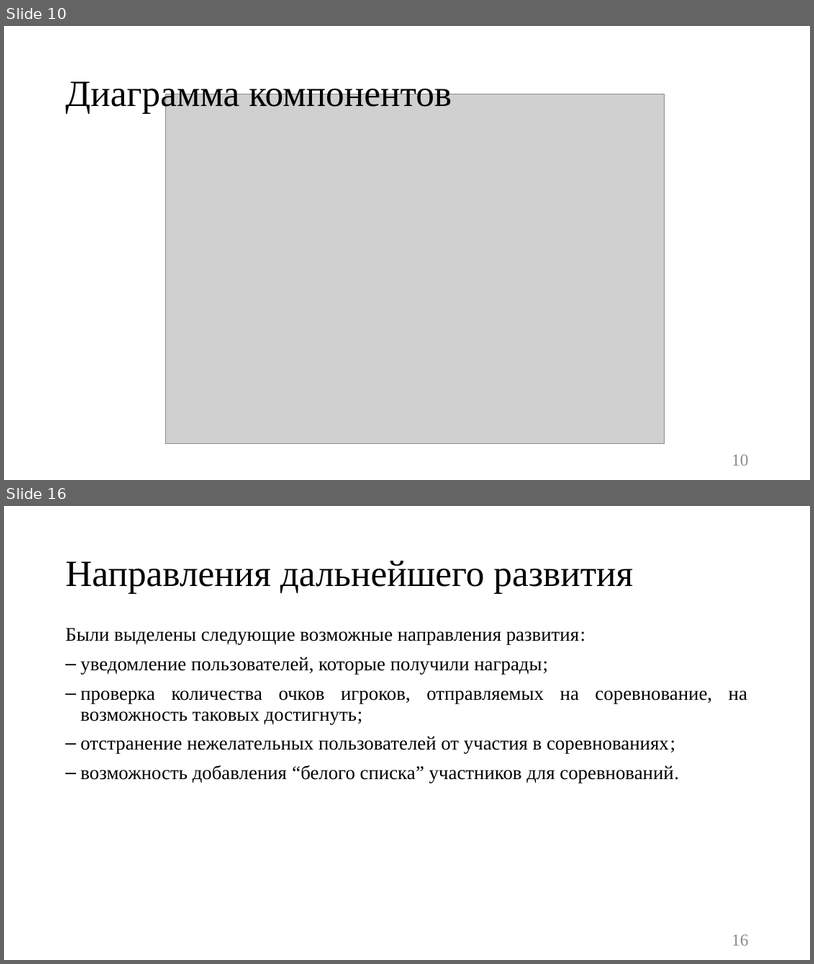
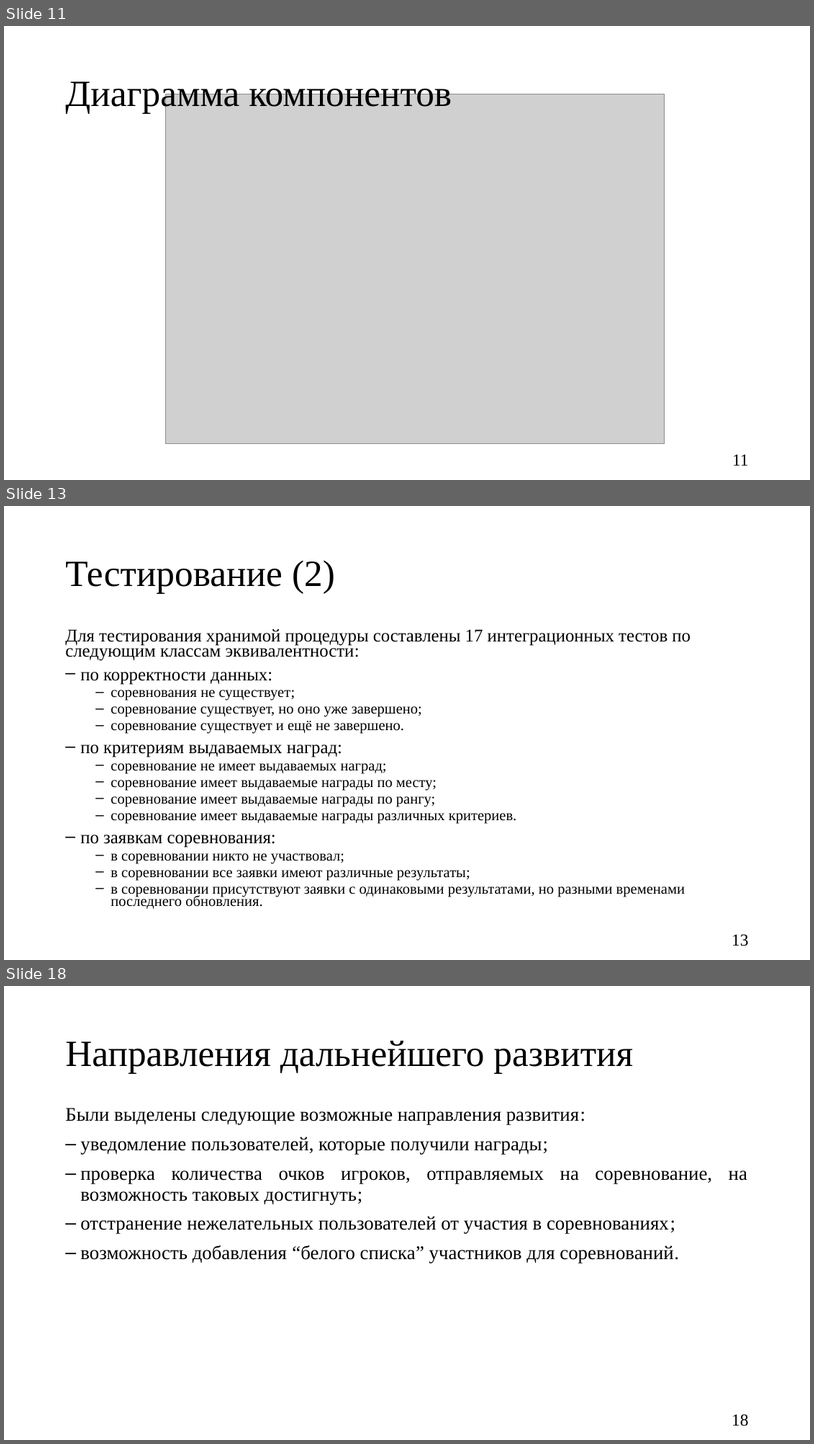
Before and after one commit to Kukushenok/competitive-math-game, a slide deck: docs/presentation.pptx. Shown one above the other, each under a label of ours: slides 10 and 16 before the commit, slides 11, 13 and 18 after it; the slides between them are not shown. The pictures are 814x964 and 814x1444 pixels, drawn with LibreOffice and Linux fonts; fonts in the diff are those of the drawing; grey boxes stand for pictures. Boxes give left, top, right and bottom in pixels: in the first picture for what was removed or moved away, otherwise in the second. Text is boxed around its words. In the diff, an @@ line names an element or a change of style, - is before the commit and + after.

```diff
--- a/docs/presentation.pptx
+++ b/docs/presentation.pptx
@@ slide 13 added at (x1=4, y1=506, x2=810, y2=960), background #FFFFFF @@
@@ title added at (x1=65, y1=560, x2=335, y2=593), 44 pt, text #000000 @@
+Тестирование (2)
@@ text added at (x1=65, y1=629, x2=691, y2=908), 17.6 pt, text #000000 @@
+Для тестирования хранимой процедуры составлены 17 интеграционных тестов по следующим классам эквивалентности:
+– по корректности данных:
+  – соревнования не существует;
+  – соревнование существует, но оно уже завершено;
+  – соревнование существует и ещё не завершено.
+– по критериям выдаваемых наград:
+  – соревнование не имеет выдаваемых наград;
+  – соревнование имеет выдаваемые награды по месту;
+  – соревнование имеет выдаваемые награды по рангу;
+  – соревнование имеет выдаваемые награды различных критериев.
+– по заявкам соревнования:
+  – в соревновании никто не участвовал;
+  – в соревновании все заявки имеют различные результаты;
+  – в соревновании присутствуют заявки с одинаковыми результатами, но разными временами последнего обновления.
@@ page number added at (x1=732, y1=934, x2=748, y2=946), 20 pt, text #000000 @@
+13
@@ what was slide 10 is now slide 11 @@
@@ page number at (x1=733, y1=454, x2=748, y2=465): text changed; text colour #8C8C8C to #000000 @@
-10
+11
@@ what was slide 16 is now slide 18 @@
@@ page number at (x1=732, y1=1414, x2=748, y2=1426): text changed; text colour #8C8C8C to #000000 @@
-16
+18
```
Also in this commit, not shown: 9 slides changed, 1 other slide added, 14 other files.
